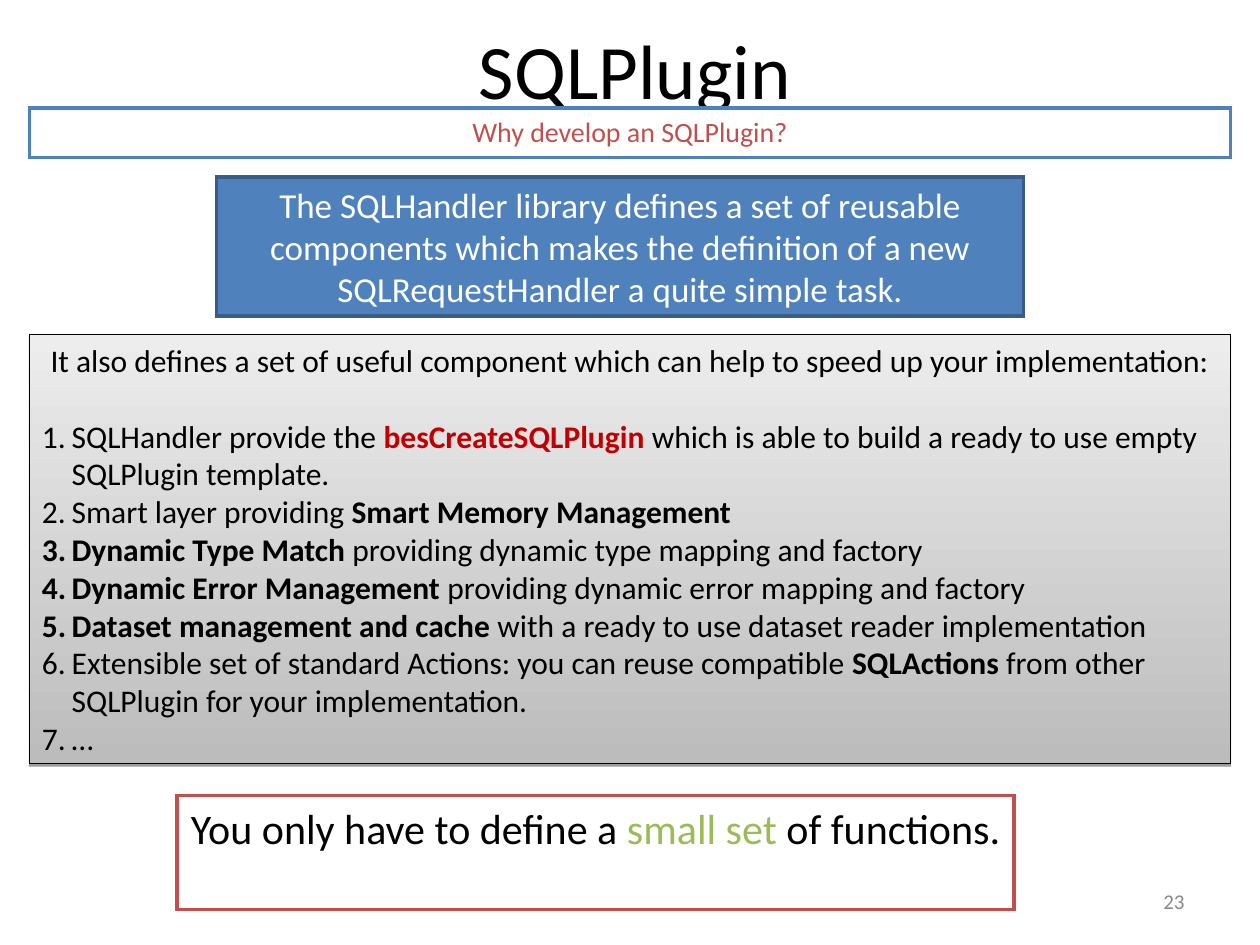
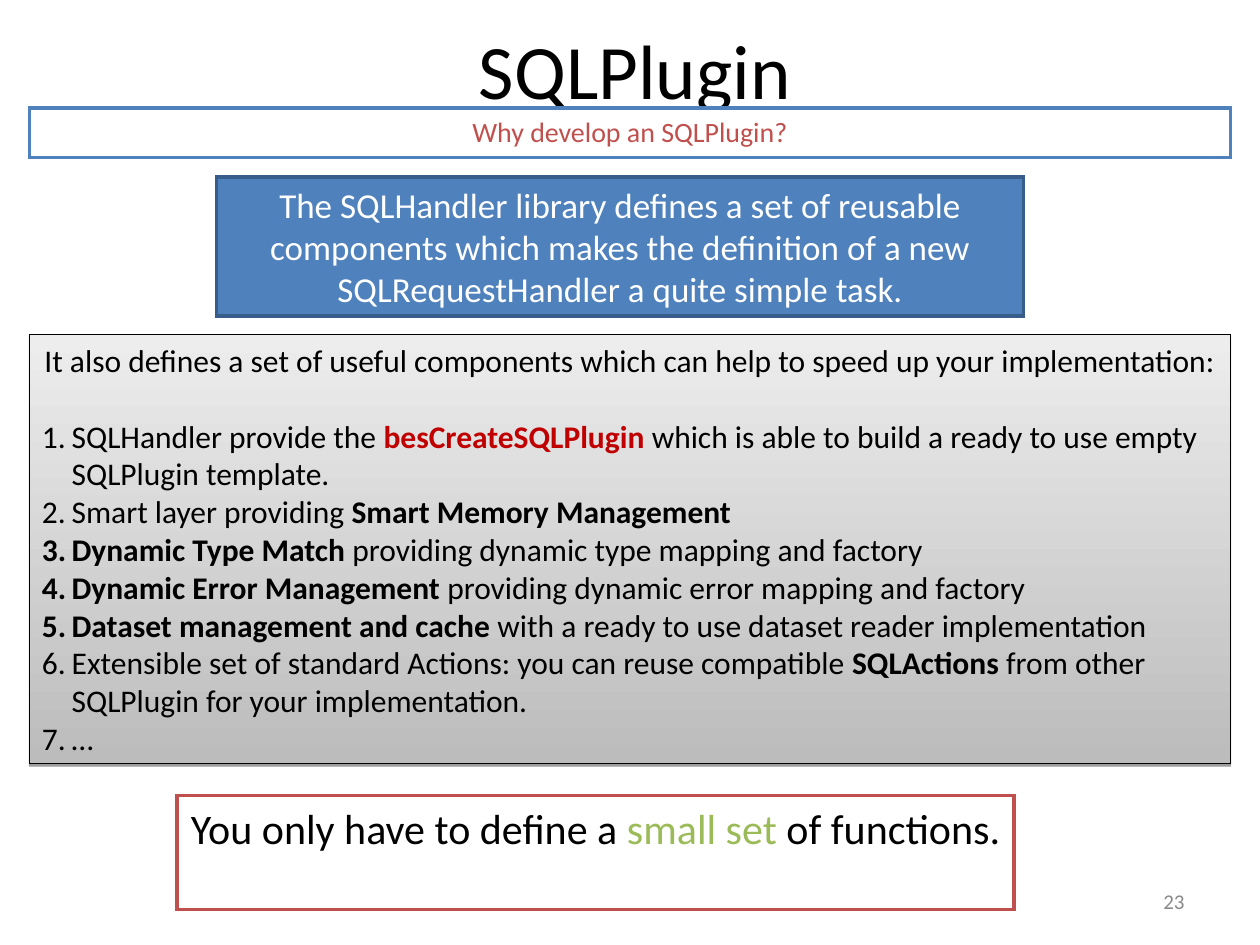
Before and after one commit to OPENDAP/sql_handler, a slide deck: slide 23 of docs/SqlHandler.ppt. Drawn at 1260x945 pixels with LibreOffice and Linux fonts; fonts in the diff are those of the drawing. Boxes give left, top, right and bottom in pixels: in the first picture for what was removed or moved away, otherwise in the second. Text is boxed around its words. In the diff, an @@ line names an element or a change of style, - is before the commit and + after.

Commit message:
Added some README files to supply a (tiny) bit more context
Also cleaned up some minor syntax goofs and spelling mistakes.

```diff
--- a/docs/SqlHandler.ppt
+++ b/docs/SqlHandler.ppt
@@ text in rectangle at <box>44,350,1214,377</box>: text changed @@
-It also defines a set of useful component which can help to speed up your implementation:
+It also defines a set of useful components which can help to speed up your implementation:
```
Also in this commit, not shown: 17 other slides changed, 6 other files.
